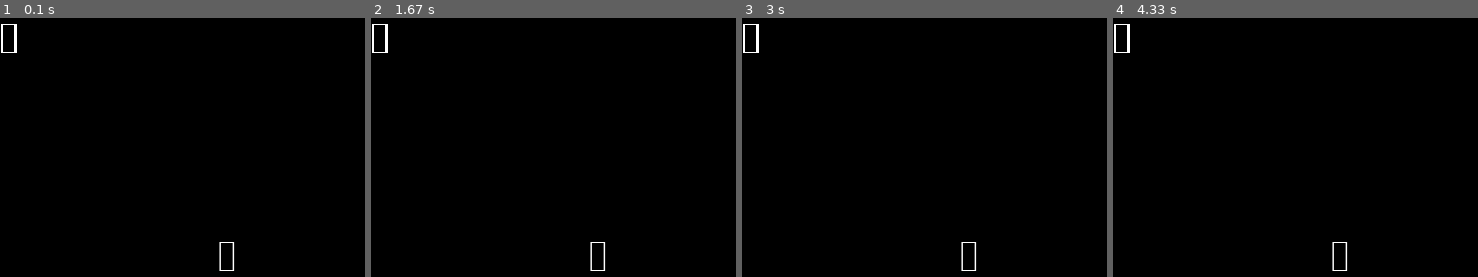
Above: before the commit, frames 1-4 (left to right).
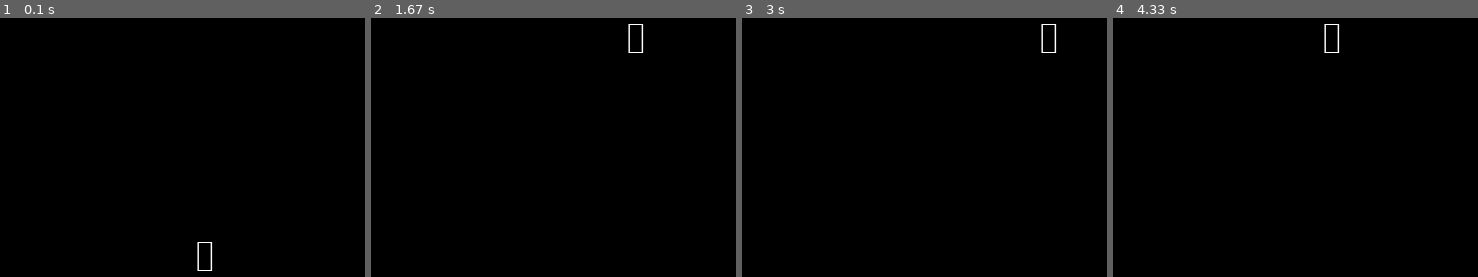
Above: after the commit, the same moments.

Repository: mschug-nics/test-pygame-unicode
Game: pygame game, started from testuni.py
Two runs of this game, one before a commit and one after it. Both use one fixed random seed, a clock stepped at 60 frames per second and the inputs below.
Inputs:
- Up to frame 1 (0.1 s): no input
- Up to frame 2 (1.67 s): tap Enter at 0.33 s; hold A from 1.17 s (still down)
- Up to frame 3 (3 s): release A at 1.7 s; hold A 2.07-2.47 s
- Up to frame 4 (4.33 s): hold A 3.3-3.77 s; hold A from 4.13 s (still down)

The runs differ from the first frame. In frame 1, 0.5% of the frame differs, in the area x 0-65%, y 2-98%; in frame 2, 0.5%; in frame 3, 0.5%; in frame 4, 0.5%.

Commit message:
start of game code, added framerate limit, falling and reset to random location.

Diff:
--- a/testuni.py
+++ b/testuni.py
@@ -3,18 +3,44 @@
 #
 import pygame
 import sys
+import random
+from datetime import datetime
 
+random.seed(datetime.now())
+
+class Coords:
+    def __init__(self,x,y):
+        self.x = x
+        self.y = y
+
+
+coords = Coords(random.randint(0,500-64), 500/2-32)
+
+mykeys = {
+    pygame.K_w: lambda: print("k"),
+    pygame.K_s: lambda: print("s"),
+    pygame.K_a: lambda: (setattr(coords,'y',0),setattr(coords,'x',random.randint(0,500-64))),
+    pygame.K_ESCAPE: lambda: pygame.quit() & sys.exit()
+}
 
 unistr = "演"
 pygame.font.init()
 srf = pygame.display.set_mode((500,500))
 f = pygame.font.Font("wts11.ttf",64)
-srf.blit(f.render(unistr,True,(255,255,255)),(500/2-32,500/2-32))
+srf.blit(f.render(unistr,True,(255,255,255)),(coords.x,coords.y))
 pygame.display.flip()
+pygame.time.Clock().tick(30)
 
 while True:
-    srf.blit(f.render(unistr,True,(255,255,255)),(0,0))
+    coords.y = coords.y + 0.01
+    srf.fill((0,0,0))
+    srf.blit(f.render(unistr,True,(255,255,255)),(coords.x,coords.y))
+    pygame.display.flip()
     for e in pygame.event.get():
         if e.type == pygame.QUIT:
             pygame.quit()
             sys.exit()
+        if e.type == pygame.KEYDOWN:
+            #if e.key == pygame.K_w:
+            func = mykeys.get(e.key,lambda:print("No such key."))
+            func()
